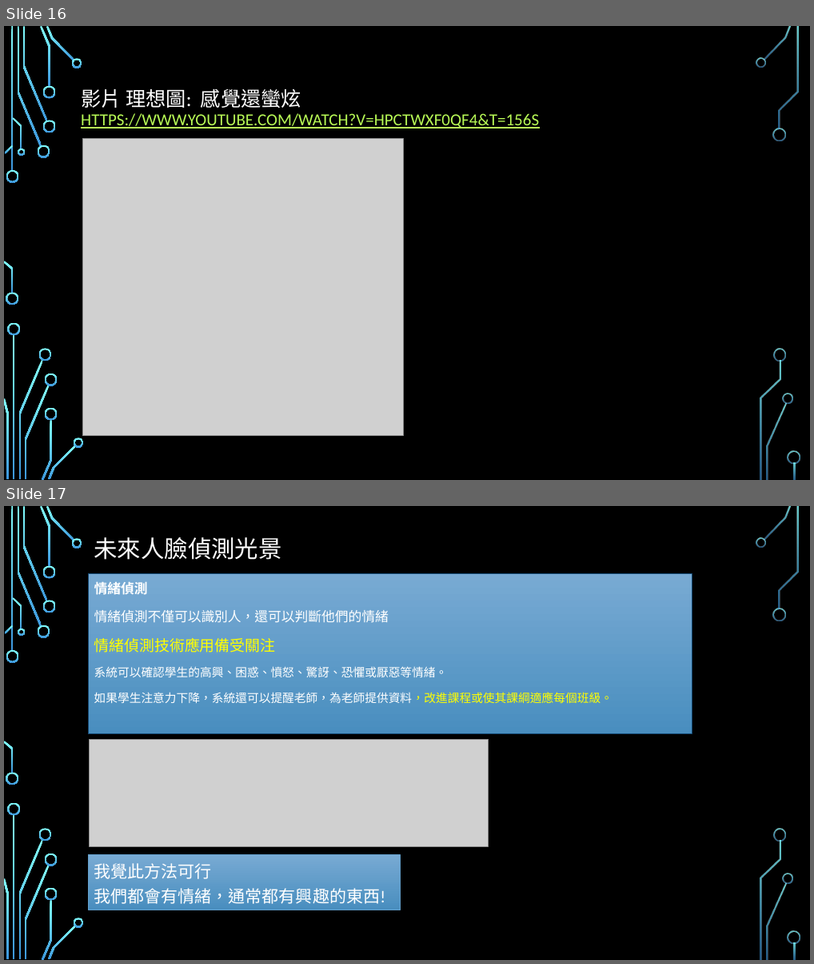
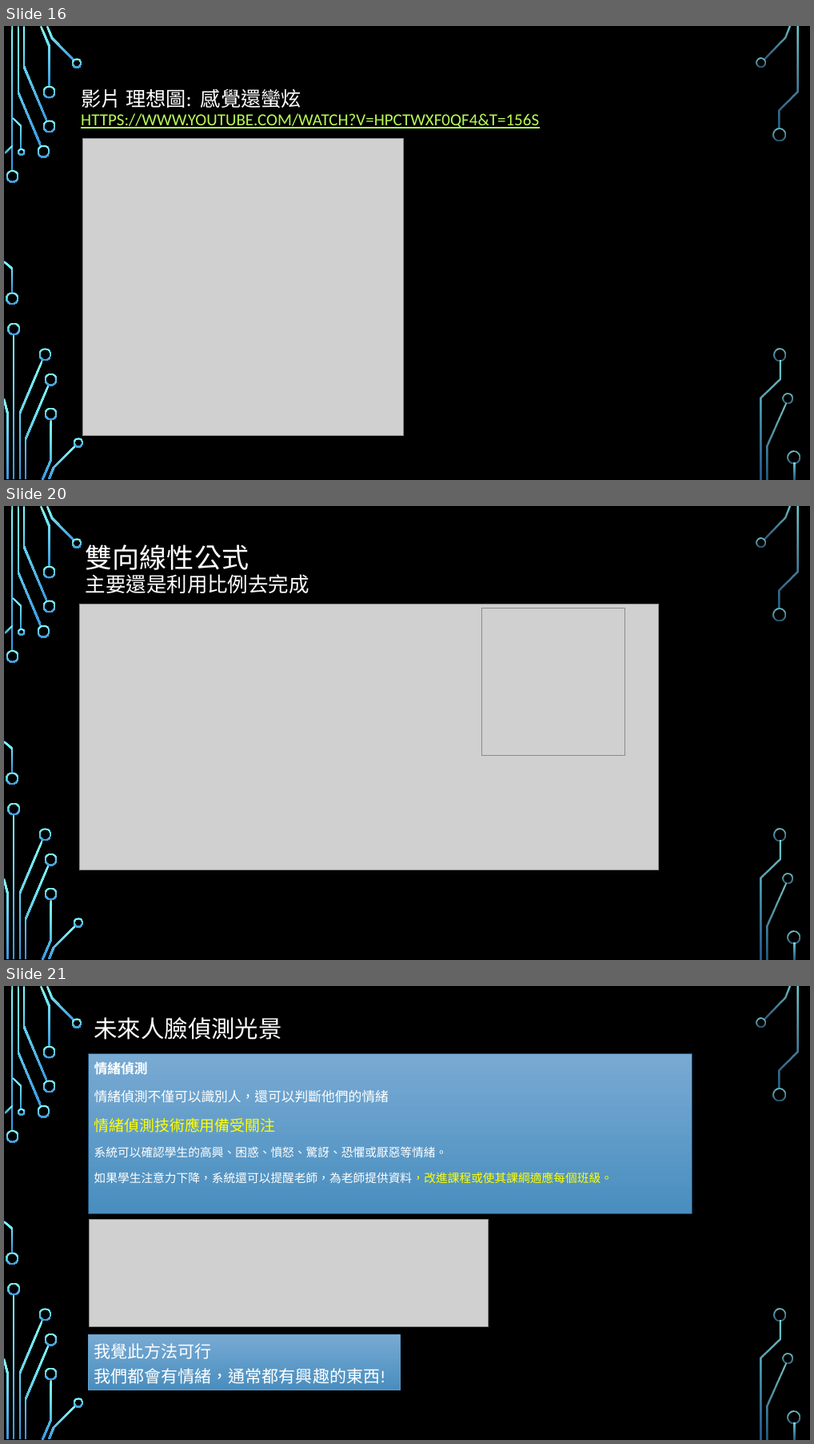
Before and after one commit to danigunawan/AI-108-2, a slide deck: 深度學習課程5-1(期中報告).pptx. Shown one above the other, each under a label of ours: slides 16 and 17 before the commit, slides 16, 20 and 21 after it; the slides between them are not shown. The pictures are 814x964 and 814x1444 pixels, drawn with LibreOffice and Linux fonts; fonts in the diff are those of the drawing; grey boxes stand for pictures; background and template pictures are left out. Boxes give left, top, right and bottom in pixels: in the first picture for what was removed or moved away, otherwise in the second. Text is boxed around its words. In the diff, an @@ line names an element or a change of style, - is before the commit and + after.

```diff
--- a/深度學習課程5-1(期中報告).pptx
+++ b/深度學習課程5-1(期中報告).pptx
@@ slide 20 added at (x1=4, y1=506, x2=810, y2=960), background picture (left out); not listed: 36 template elements that a slide beside it also shows @@
@@ title added at (x1=86, y1=544, x2=310, y2=593), 24.3 pt, text #FFFFFF @@
+雙向線性公式
+主要還是利用比例去完成
@@ picture added at (x1=80, y1=604, x2=659, y2=869) @@
@@ picture added at (x1=482, y1=608, x2=626, y2=756) @@
@@ what was slide 17 is now slide 21 @@
```
Also in this commit, not shown: 3 slides changed, 3 other slides added.
